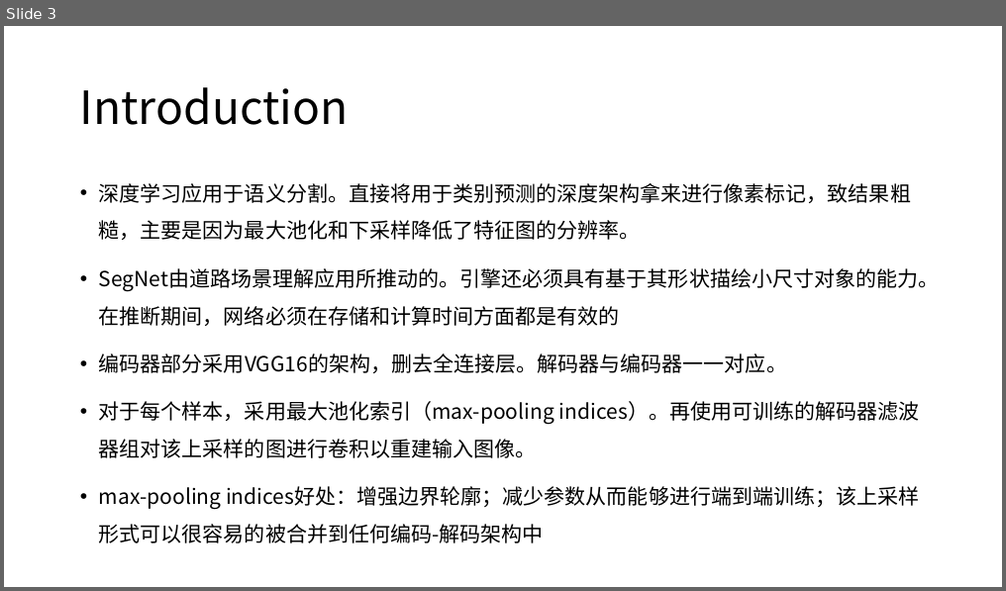
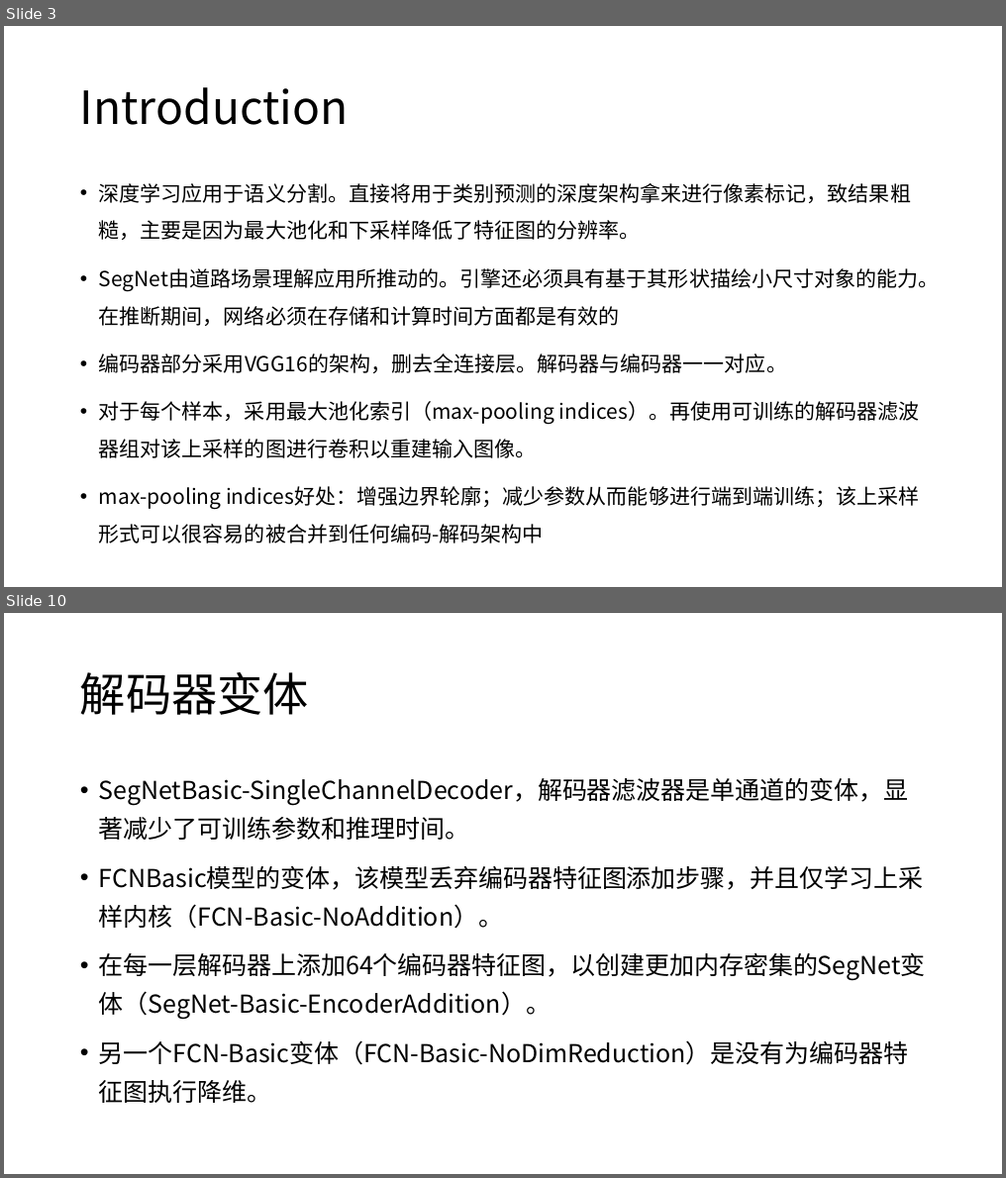
Before and after one commit to XianzhengWU/deeplearning_papernotes, a slide deck: w-第五次组会_2018.11.5.pptx. Shown one above the other, each under a label of ours: slide 3 before the commit, slides 3 and 10 after it; the slides between them are not shown. The pictures are 1006x591 and 1006x1178 pixels, drawn with LibreOffice and Linux fonts; fonts in the diff are those of the drawing. Boxes give left, top, right and bottom in pixels: in the first picture for what was removed or moved away, otherwise in the second. Text is boxed around its words. In the diff, an @@ line names an element or a change of style, - is before the commit and + after.

```diff
--- a/w-第五次组会_2018.11.5.pptx
+++ b/w-第五次组会_2018.11.5.pptx
@@ slide 10 added at (x1=4, y1=613, x2=1002, y2=1174), background #FFFFFF @@
@@ title added at (x1=80, y1=672, x2=309, y2=715), 44 pt, text #000000 @@
+解码器变体
@@ text added at (x1=99, y1=778, x2=926, y2=1103), 23.8 pt, text #000000 @@
+• SegNetBasic-SingleChannelDecoder，解码器滤波器是单通道的变体，显著减少了可训练参数和推理时间。
+• FCNBasic模型的变体，该模型丢弃编码器特征图添加步骤，并且仅学习上采样内核（FCN-Basic-NoAddition）。
+• 在每一层解码器上添加64个编码器特征图，以创建更加内存密集的SegNet变体（SegNet-Basic-EncoderAddition）。
+• 另一个FCN-Basic变体（FCN-Basic-NoDimReduction）是没有为编码器特征图执行降维。
```
Also in this commit, not shown: 23 other slides added, 6 slides removed, 5 other files.
